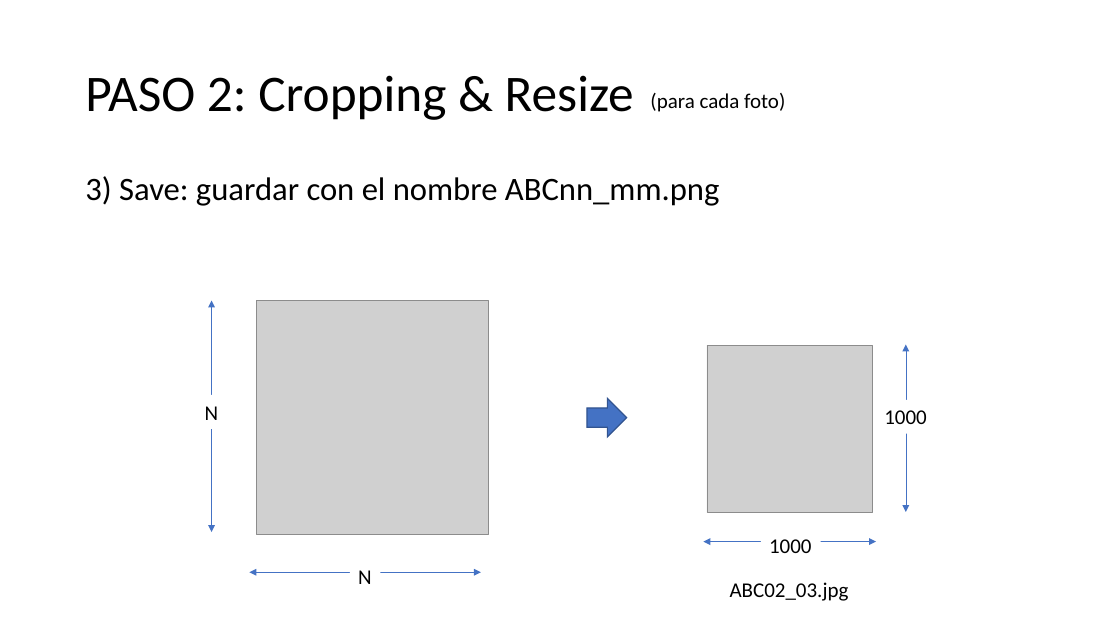
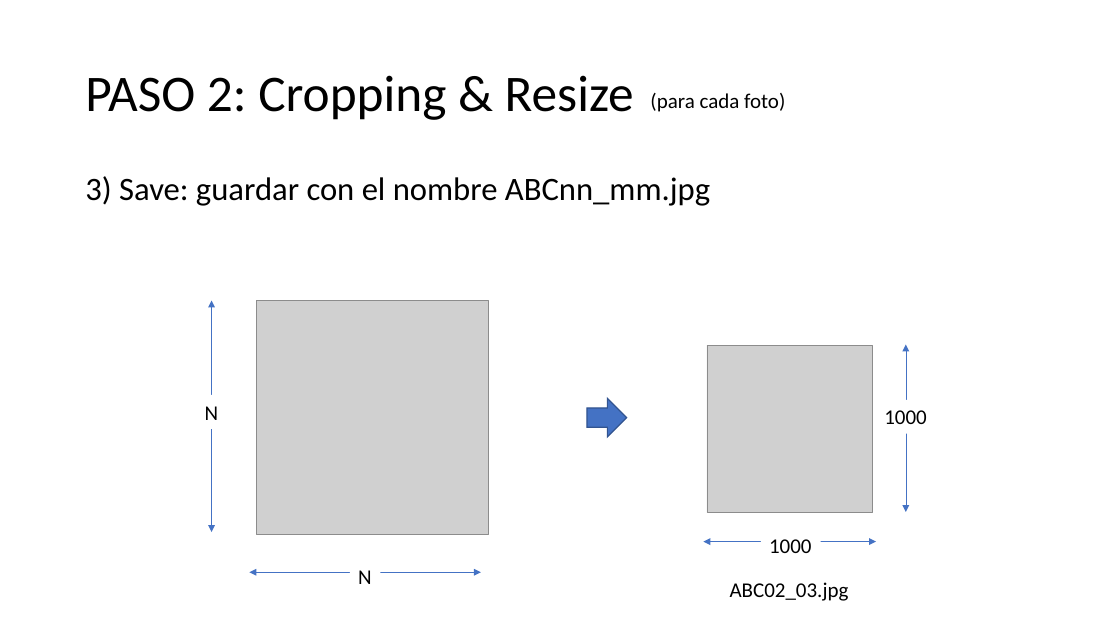
Before and after one commit to domingomery/vision, a slide deck: slide 12 of clases/Cap03_DeepLearning/presentations/CV03_Project-2024.pptx. Drawn at 1120x630 pixels with LibreOffice and Linux fonts; fonts in the diff are those of the drawing; grey boxes stand for pictures. Boxes give left, top, right and bottom in pixels: in the first picture for what was removed or moved away, otherwise in the second. Text is boxed around its words. In the diff, an @@ line names an element or a change of style, - is before the commit and + after.

```diff
--- a/clases/Cap03_DeepLearning/presentations/CV03_Project-2024.pptx
+++ b/clases/Cap03_DeepLearning/presentations/CV03_Project-2024.pptx
@@ text at <box>85,176,710,206</box>: text changed @@
-3) Save: guardar con el nombre ABCnn_mm.png
+3) Save: guardar con el nombre ABCnn_mm.jpg
```
Also in this commit, not shown: 10 other files.
